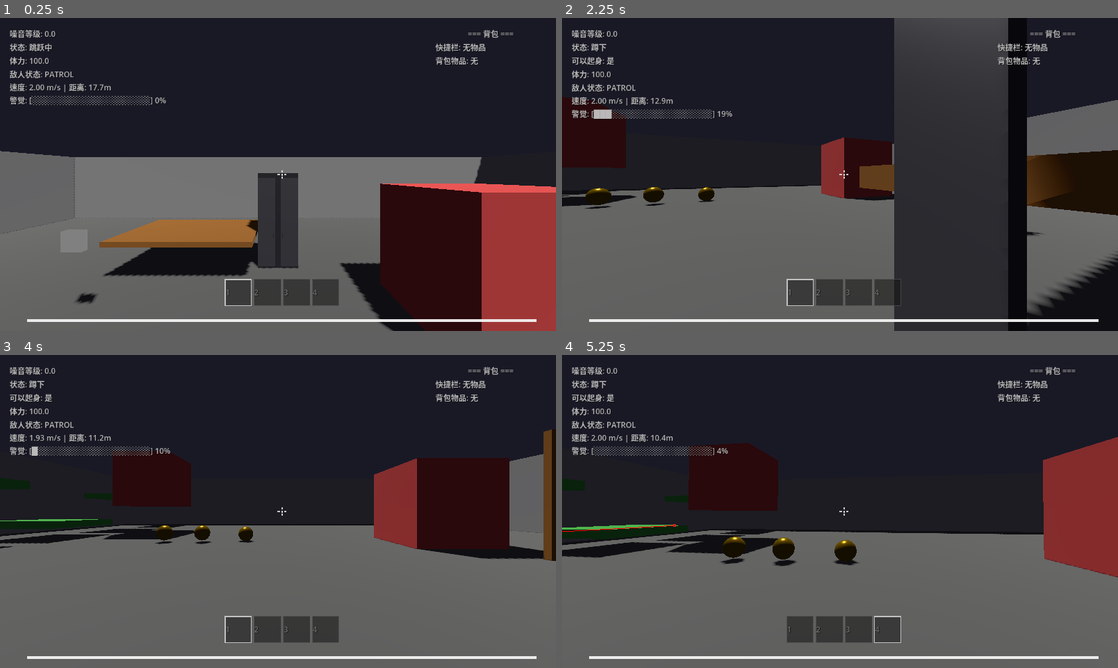
Above: before the commit, frames 1-4 (two rows, left to right).
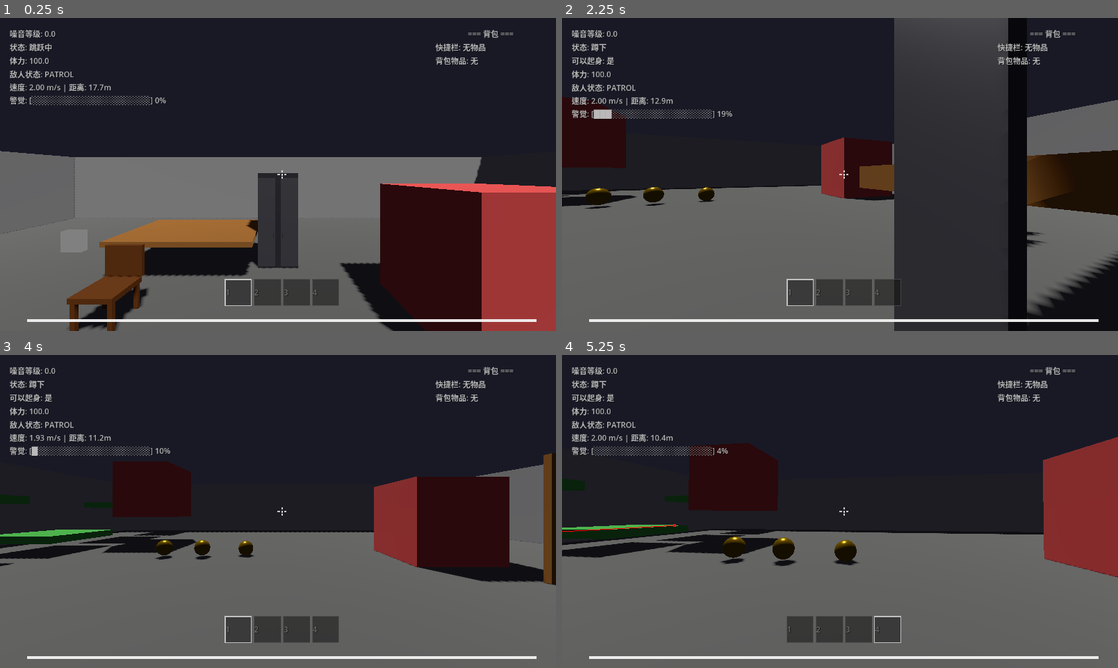
Above: after the commit, the same moments.

Repository: npfe-r/horror_miku
Game: Godot game, scene res://scenes/levels/test_level.tscn
Same seed, same stepped clock (60 frames per second), same inputs: the game is played once before the commit and once after it. The engine's default icon, where the game draws it, is replaced by a stand-in: a white triangle on a blue panel in a dark square.
Inputs (mouse positions are in pixels of both pictures, inside the frame that each line leads up to):
- Up to frame 1 (0.25 s): no input
- Up to frame 2 (2.25 s): tap Enter at 0.5 s; move the mouse to (867, 174) at 0.52 s; hold W (move_forward) from 0.53 s (still down); tap E (interact) at 0.6, 1.55, 2.1 s; click (867, 174) at 0.67 s; tap Space (jump) at 0.77, 1.52 s; move the mouse to (812, 174) at 1.27 s; tap C (crouch) at 1.35 s; move the mouse to (851, 168) at 2.02 s
- Up to frame 3 (4 s): keep holding W (move_forward); move the mouse to (272, 517) at 2.77 s; tap 1 (quick_slot_1) at 2.85 s; click (272, 517) at 2.92 s; tap Space (jump) at 3.02, 3.77 s; tap E (interact) at 3.05, 3.8 s; move the mouse to (316, 514) at 3.52 s; tap 2 (quick_slot_2) at 3.6 s
- Up to frame 4 (5.25 s): keep holding W (move_forward); move the mouse to (795, 508) at 4.27 s; tap 3 (quick_slot_3) at 4.35 s; tap Space (jump) at 4.52 s; tap E (interact) at 4.55 s; move the mouse to (845, 511) at 5.02 s; tap 4 (quick_slot_4) at 5.1 s; click (845, 511) at 5.17 s

The runs differ from the first frame. In frame 1, 2.3% of the frame differs, in the area x 12-27%, y 72-100%; in frame 2, less than 0.1%; in frame 3, 7.7%, in the area x 0-100%, y 23-74%; in frame 4, nothing differs.

Commit message:
feat(交互): 添加椅子交互功能
实现玩家可以坐下和站起的椅子交互功能
- 创建椅子场景和脚本
- 修改玩家控制器以支持通用节点隐藏
- 添加动画过渡效果
- 在测试关卡中添加椅子实例

Diff:
--- a/scenes/levels/test_level.tscn
+++ b/scenes/levels/test_level.tscn
@@ -11,6 +11,7 @@
 [ext_resource type="PackedScene" uid="uid://dh2k5m3j7v8xp" path="res://scenes/ui/player_hud.tscn" id="8_hud"]
 [ext_resource type="PackedScene" uid="uid://c8ym5k3j7xmqv" path="res://scenes/enemies/monster.tscn" id="9_monster"]
 [ext_resource type="PackedScene" uid="uid://hiding_spot_test_001" path="res://scenes/objects/hiding_spot.tscn" id="10_hiding"]
+[ext_resource type="PackedScene" uid="uid://chair_test_001" path="res://scenes/objects/chair.tscn" id="11_chair"]
 
 [sub_resource type="BoxMesh" id="BoxMesh_test_floor"]
 size = Vector3(30, 0.1, 30)
@@ -410,6 +411,9 @@
 [node name="TestHidingSpot" parent="Interactables" unique_id=556677889 instance=ExtResource("10_hiding")]
 transform = Transform3D(1, 0, 0, 0, 1, 0, 0, 0, 1, 0, 0, -5)
 
+[node name="TestChair" parent="Interactables" unique_id=112233445 instance=ExtResource("11_chair")]
+transform = Transform3D(1, 0, 0, 0, 1, 0, 0, 0, 1, -2.5, 0, -3)
+
 [node name="Enemies" type="Node3D" parent="." unique_id=87318709]
 
 [node name="PatrolPoints" type="Node3D" parent="Enemies" unique_id=1962689658]
--- /dev/null
+++ b/scenes/objects/chair.tscn
@@ -0,0 +1,62 @@
+[gd_scene load_steps=7 format=3 uid="uid://chair_test_001"]
+
+[ext_resource type="Script" path="res://scripts/objects/chair.gd" id="1"]
+
+[sub_resource type="BoxMesh" id="BoxMesh_seat"]
+size = Vector3(0.6, 0.08, 0.6)
+
+[sub_resource type="BoxMesh" id="BoxMesh_leg"]
+size = Vector3(0.06, 0.45, 0.06)
+
+[sub_resource type="BoxMesh" id="BoxMesh_back"]
+size = Vector3(0.6, 0.5, 0.06)
+
+[sub_resource type="StandardMaterial3D" id="StandardMaterial3D_chair"]
+albedo_color = Color(0.5, 0.3, 0.15, 1)
+metallic = 0.3
+roughness = 0.6
+
+[sub_resource type="BoxShape3D" id="BoxShape3D_chair"]
+size = Vector3(0.6, 0.5, 0.6)
+
+[node name="Chair" type="AnimatableBody3D"]
+collision_layer = 1
+collision_mask = 0
+script = ExtResource("1")
+
+[node name="Seat" type="MeshInstance3D" parent="."]
+transform = Transform3D(1, 0, 0, 0, 1, 0, 0, 0, 1, 0, 0.49, 0)
+mesh = SubResource("BoxMesh_seat")
+surface_material_override/0 = SubResource("StandardMaterial3D_chair")
+
+[node name="Back" type="MeshInstance3D" parent="."]
+transform = Transform3D(1, 0, 0, 0, 1, 0, 0, 0, 1, 0, 0.78, -0.33)
+mesh = SubResource("BoxMesh_back")
+surface_material_override/0 = SubResource("StandardMaterial3D_chair")
+
+[node name="LegFL" type="MeshInstance3D" parent="."]
+transform = Transform3D(1, 0, 0, 0, 1, 0, 0, 0, 1, -0.25, 0.245, -0.25)
+mesh = SubResource("BoxMesh_leg")
+surface_material_override/0 = SubResource("StandardMaterial3D_chair")
+
+[node name="LegFR" type="MeshInstance3D" parent="."]
+transform = Transform3D(1, 0, 0, 0, 1, 0, 0, 0, 1, 0.25, 0.245, -0.25)
+mesh = SubResource("BoxMesh_leg")
+surface_material_override/0 = SubResource("StandardMaterial3D_chair")
+
+[node name="LegBL" type="MeshInstance3D" parent="."]
+transform = Transform3D(1, 0, 0, 0, 1, 0, 0, 0, 1, -0.25, 0.245, 0.25)
+mesh = SubResource("BoxMesh_leg")
+surface_material_override/0 = SubResource("StandardMaterial3D_chair")
+
+[node name="LegBR" type="MeshInstance3D" parent="."]
+transform = Transform3D(1, 0, 0, 0, 1, 0, 0, 0, 1, 0.25, 0.245, 0.25)
+mesh = SubResource("BoxMesh_leg")
+surface_material_override/0 = SubResource("StandardMaterial3D_chair")
+
+[node name="CollisionShape3D" type="CollisionShape3D" parent="."]
+transform = Transform3D(1, 0, 0, 0, 1, 0, 0, 0, 1, 0, 0.35, 0)
+shape = SubResource("BoxShape3D_chair")
+
+[node name="PlayerAnchor" type="Marker3D" parent="."]
+transform = Transform3D(-1, 0, 0, 0, 1, 0, 0, 0, -1, 0, 0.5, 0)
--- /dev/null
+++ b/scripts/objects/chair.gd
@@ -0,0 +1,137 @@
+class_name Chair
+extends InteractableObject
+
+signal player_sat_down
+signal player_stood_up
+
+@export var exit_push_distance: float = 1.5
+
+const TWEEN_DURATION: float = 0.35
+const SITTING_HEAD_HEIGHT: float = 0.6
+
+var is_occupied: bool = false
+var is_animating: bool = false
+
+var _saved_player_transform: Transform3D
+var _active_tween: Tween = null
+var _current_player: PlayerController = null
+
+@onready var player_anchor: Marker3D = $PlayerAnchor
+
+
+func _ready() -> void:
+	super._ready()
+	if not is_occupied:
+		interaction_text = "坐下"
+
+
+func can_interact() -> bool:
+	return is_enabled and not is_animating
+
+
+func get_interaction_text() -> String:
+	if is_occupied:
+		return "站起来"
+	return interaction_text
+
+
+func interact() -> void:
+	if is_animating:
+		return
+
+	if is_occupied:
+		_stand_up()
+	else:
+		_sit_down()
+
+
+func _sit_down() -> void:
+	is_animating = true
+
+	var player := InteractionManager.get_player()
+	if not player:
+		is_animating = false
+		return
+
+	_current_player = player
+	_saved_player_transform = player.global_transform
+
+	_tween_player_to_seat(player)
+	await _active_tween.finished
+
+	player.set_physics_process(true)
+	player.hide_in_spot(self)
+
+	is_occupied = true
+	is_animating = false
+	interaction_text = "站起来"
+	EventBus.hiding_state_changed.emit(true)
+	player_sat_down.emit()
+
+
+func _stand_up() -> void:
+	is_animating = true
+
+	var player := InteractionManager.get_player()
+	if not player:
+		is_animating = false
+		return
+
+	EventBus.hiding_state_changed.emit(false)
+
+	_tween_player_out_of_seat(player)
+	await _active_tween.finished
+
+	player.set_physics_process(true)
+	player.set_hiding(false)
+
+	is_occupied = false
+	is_animating = false
+	interaction_text = "坐下"
+	_current_player = null
+	player_stood_up.emit()
+
+
+func _tween_player_to_seat(player: PlayerController) -> void:
+	if not player_anchor:
+		push_warning("[Chair] player_anchor 未设置")
+		return
+
+	player.set_physics_process(false)
+	player.velocity = Vector3.ZERO
+	player.camera_rotation_restore()
+
+	_active_tween = create_tween().set_parallel(true)
+	_active_tween.tween_property(player, "global_position", player_anchor.global_position, TWEEN_DURATION).set_ease(Tween.EASE_OUT).set_trans(Tween.TRANS_CUBIC)
+	_active_tween.tween_property(player, "global_rotation", player_anchor.global_rotation, TWEEN_DURATION).set_ease(Tween.EASE_OUT).set_trans(Tween.TRANS_CUBIC)
+	_active_tween.tween_property(player.head, "position:y", SITTING_HEAD_HEIGHT, TWEEN_DURATION).set_ease(Tween.EASE_OUT).set_trans(Tween.TRANS_CUBIC)
+
+
+func _tween_player_out_of_seat(player: PlayerController) -> void:
+	var exit_pos: Vector3 = global_position + global_transform.basis.z * exit_push_distance
+	exit_pos.y = player.global_position.y
+
+	var space_state := get_world_3d().direct_space_state
+	var ray_from := exit_pos + Vector3.UP
+	var ray_to := exit_pos - Vector3.UP * 2.0
+	var ray_query := PhysicsRayQueryParameters3D.create(ray_from, ray_to)
+	ray_query.collision_mask = 1
+	var hit := space_state.intersect_ray(ray_query)
+
+	if not hit.is_empty():
+		exit_pos.y = hit.position.y
+
+	player.set_physics_process(false)
+	player.velocity = Vector3.ZERO
+
+	_active_tween = create_tween().set_parallel(true)
+	_active_tween.tween_property(player, "global_position", exit_pos, TWEEN_DURATION).set_ease(Tween.EASE_OUT).set_trans(Tween.TRANS_CUBIC)
+	_active_tween.tween_property(player.head, "rotation", Vector3.ZERO, TWEEN_DURATION).set_ease(Tween.EASE_OUT).set_trans(Tween.TRANS_CUBIC)
+	_active_tween.tween_property(player.head, "position:y", PlayerController.HEAD_HEIGHT_NORMAL, TWEEN_DURATION).set_ease(Tween.EASE_OUT).set_trans(Tween.TRANS_CUBIC)
+
+
+func _exit_direct() -> void:
+	if is_animating or not is_occupied:
+		return
+
+	_stand_up()
--- a/scripts/player/player_controller.gd
+++ b/scripts/player/player_controller.gd
@@ -68,7 +68,7 @@
 var _hiding_head_pitch: float = 0.0
 
 var inventory: Inventory = null
-var current_hiding_spot: HidingSpot = null
+var current_hiding_spot: Node = null
 
 var equipped_item: ItemData = null
 var equipped_model_instance: Node3D = null
@@ -260,12 +260,14 @@
 			equipped_model_instance.visible = false
 	else:
 		current_hiding_spot = null
+		head.rotation = Vector3.ZERO
+		head.position.y = HEAD_HEIGHT_NORMAL
 		_hiding_head_yaw = 0.0
 		_hiding_head_pitch = 0.0
 		if equipped_model_instance:
 			equipped_model_instance.visible = true
 
-func hide_in_spot(spot: HidingSpot) -> void:
+func hide_in_spot(spot: Node) -> void:
 	current_hiding_spot = spot
 	set_hiding(true)
 
Not shown, added: scripts/objects/chair.gd.uid
